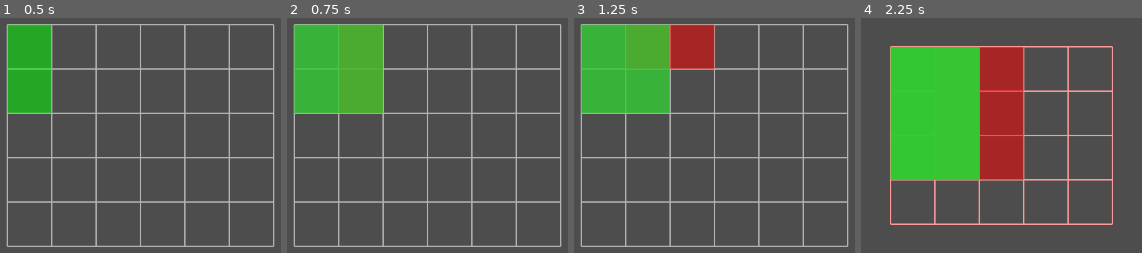
Above: before the commit, frames 1-4 (left to right).
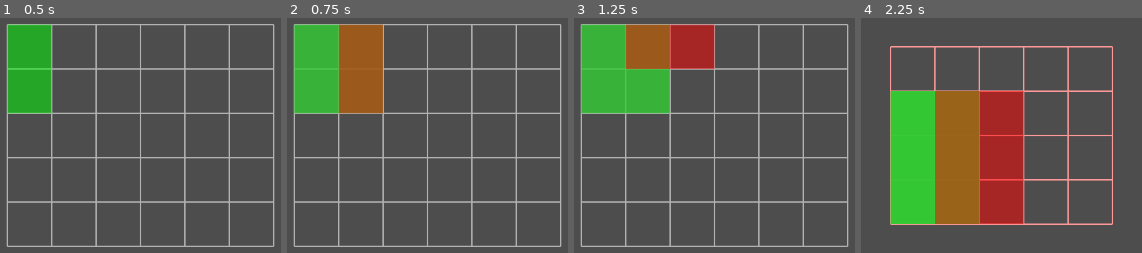
Above: after the commit, the same moments.

Repository: BigBarfEaterBBE/supermarket_simulator
Game: Godot game, scene res://supermarket simulator/scenes/grid_root.tscn
Same seed, same stepped clock (60 frames per second), same inputs: the game is played once before the commit and once after it.
Inputs:
- Up to frame 1 (0.5 s): no input
- Up to frame 2 (0.75 s): tap Enter (place_item) at 0.5, 0.6 s; hold D (move_right) from 0.53 s (still down)
- Up to frame 3 (1.25 s): keep holding D (move_right); tap R (rotate_item) at 0.8 s
- Up to frame 4 (2.25 s): tap Space at 1.25 s; release D (move_right) at 1.28 s; hold S (move_down) 1.28-2.03 s; tap R (rotate_item) at 1.35 s; tap E (view_next) at 1.55, 2.1 s; tap Enter (place_item) at 2 s; hold D (move_right) from 2.03 s (still down)

Frame 1 is identical in both runs. In frame 2, 5.9% of the frame differs, in the area x 18-35%, y 2-41%; in frame 3, 3.0%; in frame 4, 24%, in the area x 10-59%, y 12-88%.

Commit message:
12/30 3:03 PM added depth to the placement + refactored everything

Diff:
--- a/supermarket simulator/grid_root.gd
+++ b/supermarket simulator/grid_root.gd
@@ -9,12 +9,11 @@
 var placed_visuals: Node2D
 var grid = [] #2d array track occupancy
 var cursor_3d := Vector3i.ZERO
-
 var current_item = {"name":"Milk", "size":Vector3i(1,3,2)} # width x height x depth
+
 var preview_rect: ColorRect
 var grid_lines: Node2D
 var grid_size: Vector2i
-
 var grid_offset: Vector2
 
 func _ready():
@@ -22,47 +21,21 @@
 	grid_lines = Node2D.new()
 	grid_lines.position = get_viewport_rect().size / 2
 	add_child(grid_lines)
-	#init grid array
+	#init grid + visuals
+	placed_visuals = Node2D.new()
+	add_child(placed_visuals)
 	rebuild_grid()
-	#creatae prev
+	#setup prev
 	preview_rect = ColorRect.new()
 	preview_rect.color = Color(0,1,0,0.5)
 	add_child(preview_rect)
-	#hold placed visuals
-	placed_visuals = Node2D.new()
-	add_child(placed_visuals)
-
 	update_preview()
-
-func draw_grid_lines():
-	for child in grid_lines.get_children():
-		child.queue_free()
-	var line_color = Color(0.7, 0.7, 0.7)
-	#vert lines
-	for x in range(grid_size.x + 1):
-		var line = Line2D.new()
-		line.width = 2
-		line.default_color = line_color
-		line.points = [
-			Vector2(x * cell_size, 0) - grid_offset,
-			Vector2(x * cell_size, grid_size.y * cell_size) - grid_offset
-		]
-		grid_lines.add_child(line)
-	#horizontal lines
-	for y in range(grid_size.y + 1):
-		var line = Line2D.new()
-		line.width = 2
-		line.default_color = line_color
-		line.points = [
-			Vector2(0, y * cell_size) - grid_offset,
-			Vector2(grid_size.x * cell_size, y * cell_size) - grid_offset
-		]
-		grid_lines.add_child(line)
 
 func _process(_delta):
 	handle_input()
 	update_preview()
 
+#----------------INPUTS----------------
 func handle_input():
 	var delta := Vector3i.ZERO
 	match views[view_index]:
@@ -74,19 +47,16 @@
 		"front":
 			if Input.is_action_just_pressed("move_left"): delta.x -= 1
 			if Input.is_action_just_pressed("move_right"): delta.x += 1
-			if Input.is_action_just_pressed("move_up"): delta.y -= 1
-			if Input.is_action_just_pressed("move_down"): delta.y += 1
+			if Input.is_action_just_pressed("move_up"): delta.y += 1
+			if Input.is_action_just_pressed("move_down"): delta.y -= 1
 		"side":
 			if Input.is_action_just_pressed("move_left"): delta.z -= 1
 			if Input.is_action_just_pressed("move_right"): delta.z += 1
-			if Input.is_action_just_pressed("move_up"): delta.y -= 1
-			if Input.is_action_just_pressed("move_down"): delta.y += 1
+			if Input.is_action_just_pressed("move_up"): delta.y += 1
+			if Input.is_action_just_pressed("move_down"): delta.y -= 1
 	cursor_3d += delta
-	#clamp container
-	var item: Vector3i = current_item["size"]
-	cursor_3d.x = clamp(cursor_3d.x, 0, container_size.x - current_item["size"].x)
-	cursor_3d.y = clamp(cursor_3d.y, 0, container_size.y - current_item["size"].y)
-	cursor_3d.z = clamp(cursor_3d.z, 0, container_size.z - current_item["size"].z)
+	clamp_cursor()
+
 	#switch view
 	if Input.is_action_just_pressed("view_next"):
 		view_index = (view_index + 1) % views.size()
@@ -97,69 +67,57 @@
 
 	#place item
 	if Input.is_action_just_pressed("place_item"):
-		var cursor_2d := get_cursor_2d_for_view()
-		var item_size_2d := get_item_size_for_view()
-		if can_place(item_size_2d, cursor_2d):
-			place_item(item_size_2d, cursor_2d)
-			redraw_placed_items()
+		place_item_if_valid(cursor_3d)
 
 	#rotate item
 	if Input.is_action_just_pressed("rotate_item"):
 		rotate_current_item()
 		update_preview()
 
+func clamp_cursor():
+	var size: Vector3i = current_item["size"]
+	cursor_3d.x = clamp(cursor_3d.x, 0, container_size.x - size.x)
+	cursor_3d.y = clamp(cursor_3d.y, 0, container_size.y - size.y)
+	cursor_3d.z = clamp(cursor_3d.z, 0, container_size.z - size.z)
+
+func place_item_if_valid(pos: Vector3i):
+	if can_place_with_depth(pos):
+		var placed_pos = pos
+		placed_pos.y = 0
+		placed_items.append({"pos": placed_pos, "size": current_item["size"]})
+		rebuild_grid()
+		redraw_placed_items()
+
+#----------------PREVIEW----------------
 func update_preview():
-	var cursor_2d := get_cursor_2d_for_view()
-	var item_size_2d := get_item_size_for_view()
-
-	preview_rect.size = Vector2(
-		item_size_2d.x * cell_size,
-		item_size_2d.y * cell_size
-	)
+	var cursor_2d := get_cursor_2d_from_3d(cursor_3d, current_item["size"])
+	var size_2d := get_item_size_for_view()
+
+	preview_rect.size = size_2d * cell_size
 	preview_rect.position = get_viewport_rect().size / 2 - grid_offset + Vector2(cursor_2d.x * cell_size, cursor_2d.y * cell_size)
-	preview_rect.color = (Color(0,1,0,0.5) if can_place(item_size_2d, cursor_2d) else Color(1,00,0,0.5))
+	preview_rect.color = Color(0,1,0,0.5) if can_place_with_depth(cursor_3d) else Color(1,0,0,0.5)
+
+#----------------PLACEMENT----------------
+func can_place_with_depth(pos_3d: Vector3i) -> bool:
+	#must be absoslute bottom
+	if pos_3d.y != 0:
+		return false
+	return can_place(get_item_size_for_view(), get_cursor_2d_from_3d(pos_3d, current_item["size"]))
 
 func can_place(size: Vector2i, pos: Vector2i) -> bool:
 	for y in range(size.y):
 		for x in range(size.x):
 			var gx = pos.x + x
 			var gy = pos.y + y
-			if gx >= grid_size.x or gy >= grid_size.y:
-				return false
-			if grid[gy][gx]:
+			if gx < 0 or gy < 0 or gx >= grid_size.x or gy >= grid_size.y or grid[gy][gx]:
 				return false
 	return true
 
-func place_item(size: Vector2i, pos: Vector2i):
-	placed_items.append({
-		"pos": cursor_3d,
-		"size": current_item["size"]
-	})
-	rebuild_grid()
-
+#----------------GRID----------------
 func update_grid_view():
 	rebuild_grid()
 	redraw_placed_items()
-
-	var colors = [
-		Color(0.7, 0.7, 0.7),
-		Color(0.6,0.6,1.0),
-		Color(1.0,0.6,0.6)
-	]
-
-	for line in grid_lines.get_children():
-		line.default_color = colors[view_index]
-
-#return active 2d grid size
-func get_grid_size_for_view() -> Vector2i:
-	match views[view_index]:
-		"top":
-			return Vector2i(container_size.x, container_size.z)
-		"front":
-			return Vector2i(container_size.x, container_size.y)
-		"side":
-			return Vector2i(container_size.z, container_size.y)
-	return Vector2i.ZERO
+	set_grid_color(view_index)
 
 func rebuild_grid():
 	grid_size = get_grid_size_for_view()
@@ -172,18 +130,56 @@
 	#project placed items
 	for item in placed_items:
 		var size_2d := get_item_size_for_view_from_3d(item["size"])
-		var pos_2d := get_cursor_2d_for_view_from_3d(item["pos"])
+		var pos_2d := get_cursor_2d_from_3d(item["pos"], item["size"])
 		for y in range(size_2d.y):
 			for x in range(size_2d.x):
 				var gx := pos_2d.x + x
 				var gy := pos_2d.y + y
 				if gx >= 0 and gy >= 0 and gx < grid_size.x and gy < grid_size.y:
 					grid[gy][gx] = true
-	grid_offset = Vector2(
-		grid_size.x * cell_size / 2,
-		grid_size.y * cell_size / 2
-	)
+	grid_offset = grid_size * cell_size / 2
 	draw_grid_lines()
+
+func draw_grid_lines():
+	for child in grid_lines.get_children():
+		child.queue_free()
+	var color = Color(0.7, 0.7, 0.7)
+	#vert lines
+	for x in range(grid_size.x + 1):
+		var line = Line2D.new()
+		line.width = 2
+		line.default_color = color
+		line.points = [
+			Vector2(x * cell_size, 0) - grid_offset,
+			Vector2(x * cell_size, grid_size.y * cell_size) - grid_offset
+		]
+		grid_lines.add_child(line)
+	#horizontal lines
+	for y in range(grid_size.y + 1):
+		var line = Line2D.new()
+		line.width = 2
+		line.default_color = color
+		line.points = [
+			Vector2(0, y * cell_size) - grid_offset,
+			Vector2(grid_size.x * cell_size, y * cell_size) - grid_offset
+		]
+		grid_lines.add_child(line)
+
+func set_grid_color(index: int):
+	var colors = [Color(0.7,0.7,0.7), Color(0.6,0.6,1.0), Color(1.0, 0.6,0.6)]
+	for line in grid_lines.get_children():
+		line.default_color = colors[index]
+
+#----------------UTILITIES----------------
+func get_grid_size_for_view() -> Vector2i:
+	match views[view_index]:
+		"top":
+			return Vector2i(container_size.x, container_size.z)
+		"front":
+			return Vector2i(container_size.x, container_size.y)
+		"side":
+			return Vector2i(container_size.z, container_size.y)
+	return Vector2i.ZERO
 
 func get_item_size_for_view() -> Vector2i:
 	match views[view_index]:
@@ -195,14 +191,25 @@
 			return Vector2i(current_item["size"].z, current_item["size"].y)
 	return Vector2i.ONE
 
-func get_cursor_2d_for_view() -> Vector2i:
-	match views[view_index]:
-		"top":
-			return Vector2i(cursor_3d.x, cursor_3d.z)
-		"front":
-			return Vector2i(cursor_3d.x, cursor_3d.y)
-		"side":
-			return Vector2i(cursor_3d.z, cursor_3d.y)
+func get_item_size_for_view_from_3d(size: Vector3i) -> Vector2i:
+	match views[view_index]:
+		"top":
+			return Vector2i(size.x, size.z)
+		"front":
+			return Vector2i(size.x, size.y)
+		"side":
+			return Vector2i(size.z, size.y)
+	return Vector2i.ONE
+
+func get_cursor_2d_from_3d(pos: Vector3i, size: Vector3i = Vector3i.ONE) -> Vector2i:
+	match views[view_index]:
+		"top":
+			return Vector2i(pos.x, pos.z)
+		"front":
+			#bottom align using height
+			return Vector2i(pos.x,container_size.y - pos.y - size.y)
+		"side":
+			return Vector2i(pos.z,container_size.y - pos.y - size.y)
 	return Vector2i.ZERO
 
 func redraw_placed_items():
@@ -214,32 +221,12 @@
 		rect.color = Color(0.2, 0.8, 0.2, 0.8)
 
 		var size_2d := get_item_size_for_view_from_3d(item["size"])
-		var pos_2d := get_cursor_2d_for_view_from_3d(item["pos"])
+		var pos_2d := get_cursor_2d_from_3d(item["pos"], item["size"])
 
 		rect.size = Vector2(size_2d.x, size_2d.y) * cell_size
 		rect.position = (get_viewport_rect().size / 2 - grid_offset + Vector2(pos_2d.x, pos_2d.y) * cell_size)
 		placed_visuals.add_child(rect)
 
-func get_item_size_for_view_from_3d(size: Vector3i) -> Vector2i:
-	match views[view_index]:
-		"top":
-			return Vector2i(size.x, size.z)
-		"front":
-			return Vector2i(size.x, size.y)
-		"side":
-			return Vector2i(size.z, size.y)
-	return Vector2i.ONE
-
-func get_cursor_2d_for_view_from_3d(pos: Vector3i) -> Vector2i:
-	match views[view_index]:
-		"top":
-			return Vector2i(pos.x, pos.z)
-		"front":
-			return Vector2i(pos.x,pos.y)
-		"side":
-			return Vector2i(pos.z,pos.y)
-	return Vector2i.ZERO
-
 func rotate_current_item():
 	var size: Vector3i = current_item["size"]
 
